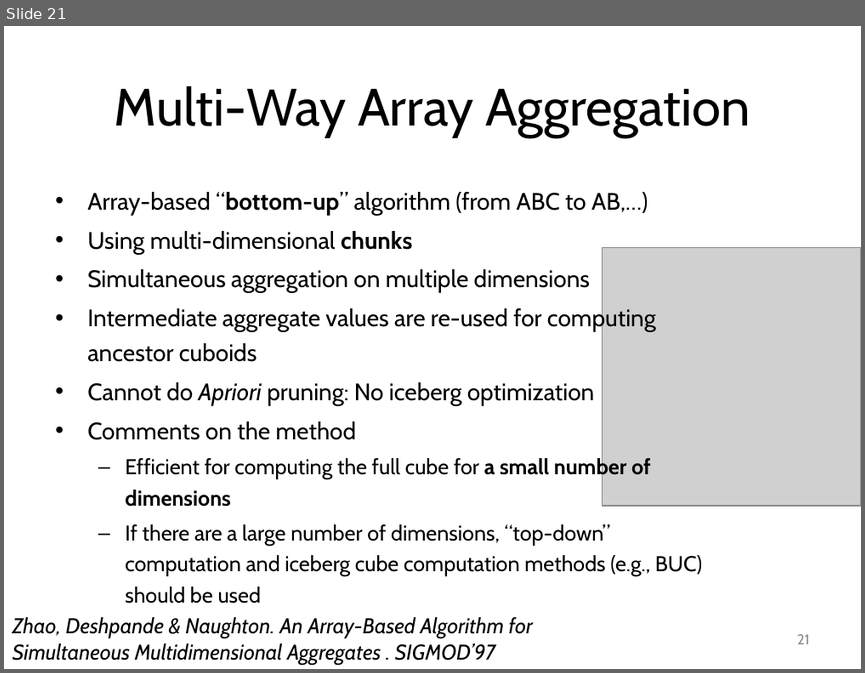
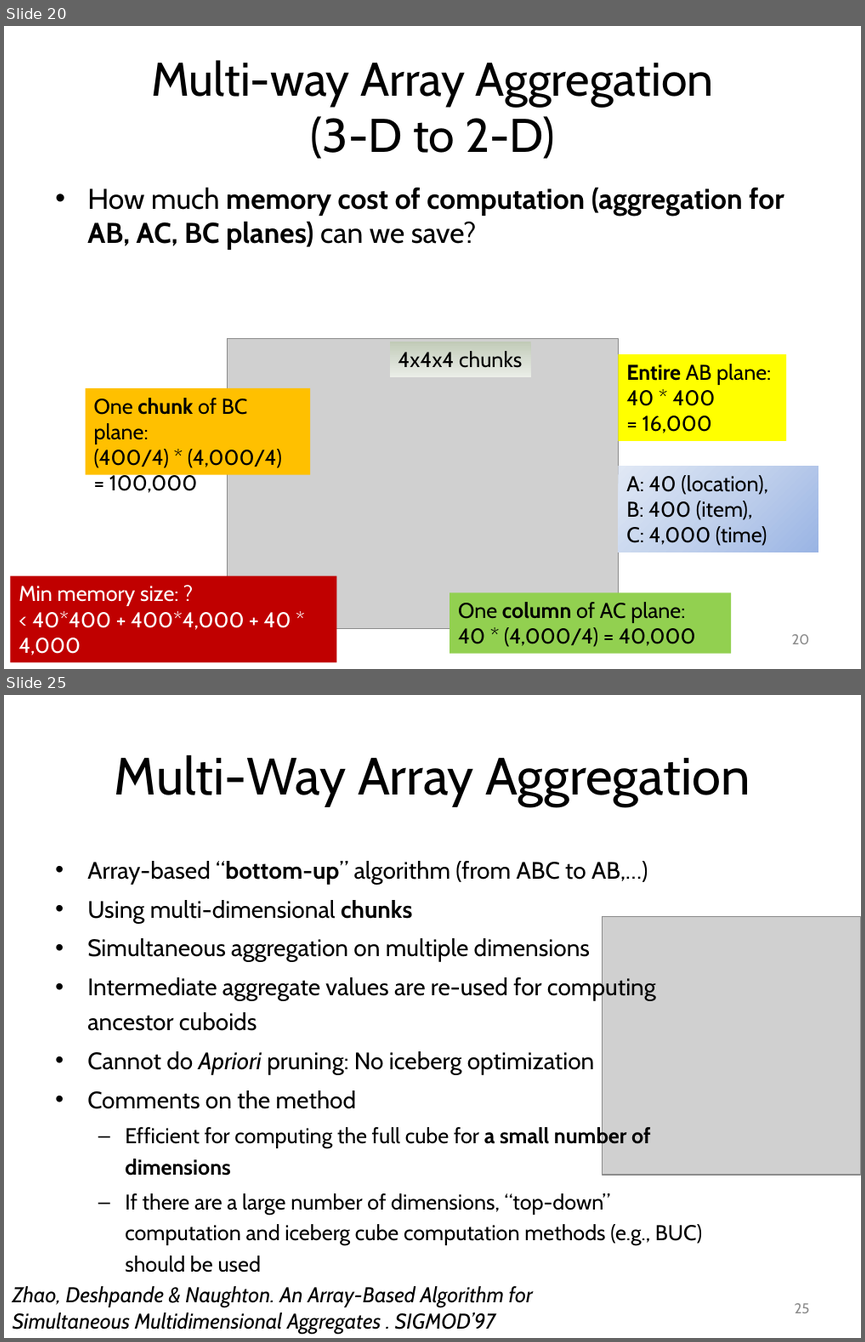
Before and after one commit to mjiang89/mjiang89.github.io, a slide deck: teaching/CS412Summer17-Chapter5.pptx. Shown one above the other, each under a label of ours: slide 21 before the commit, slides 20 and 25 after it; the slides between them are not shown. The pictures are 865x673 and 865x1342 pixels, drawn with LibreOffice and Linux fonts; fonts in the diff are those of the drawing; grey boxes stand for pictures. Boxes give left, top, right and bottom in pixels: in the first picture for what was removed or moved away, otherwise in the second. Text is boxed around its words. In the diff, an @@ line names an element or a change of style, - is before the commit and + after.

```diff
--- a/teaching/CS412Summer17-Chapter5.pptx
+++ b/teaching/CS412Summer17-Chapter5.pptx
@@ slide 20 added at box(4, 26, 861, 669), background #FFFFFF @@
@@ title added at box(151, 60, 714, 159), 39.6 pt, text #000000 @@
+Multi-way Array Aggregation
+(3-D to 2-D)
@@ text added at box(87, 187, 784, 250), 24 pt, text #000000, bold @@
+• How much memory cost of computation (aggregation for AB, AC, BC planes) can we save?
@@ picture added at box(227, 339, 618, 629) @@
@@ rectangle added at box(390, 341, 531, 377), fill gradient #C1CAB9 to #D8DDD3 to #EBEEE9, 18 pt, text #000000 @@
+4x4x4 chunks
@@ rectangle added at box(619, 354, 786, 441), fill #FFFF00, 18 pt, text #000000 @@
+Entire AB plane: 40 * 400
+= 16,000
@@ rectangle added at box(86, 387, 310, 474), fill #FFC000, 18 pt, text #000000 @@
+One chunk of BC plane:
+(400/4) * (4,000/4)
+= 100,000
@@ rectangle added at box(619, 465, 818, 552), fill gradient #9AB5E4 to #C2D1ED to #E1E8F5, 18 pt, text #000000 @@
+A: 40 (location),
+B: 400 (item),
+C: 4,000 (time)
@@ rectangle added at box(10, 576, 336, 663), fill #C00000, 18 pt, text #FFFFFF @@
+Min memory size: ?
+< 40*400 + 400*4,000 + 40 * 4,000
+= 1,776,000
@@ rectangle added at box(449, 592, 731, 653), fill #92D050, 18 pt, text #000000 @@
+One column of AC plane:
+40 * (4,000/4) = 40,000
@@ page number added at box(792, 634, 810, 644), 12 pt, text #8C8C8C @@
+20
@@ what was slide 21 is now slide 25 @@
@@ page number at box(794, 1303, 810, 1313): text changed @@
-21
+25
```
Also in this commit, not shown: 2 slides changed, 3 other slides added, 2 other files.
